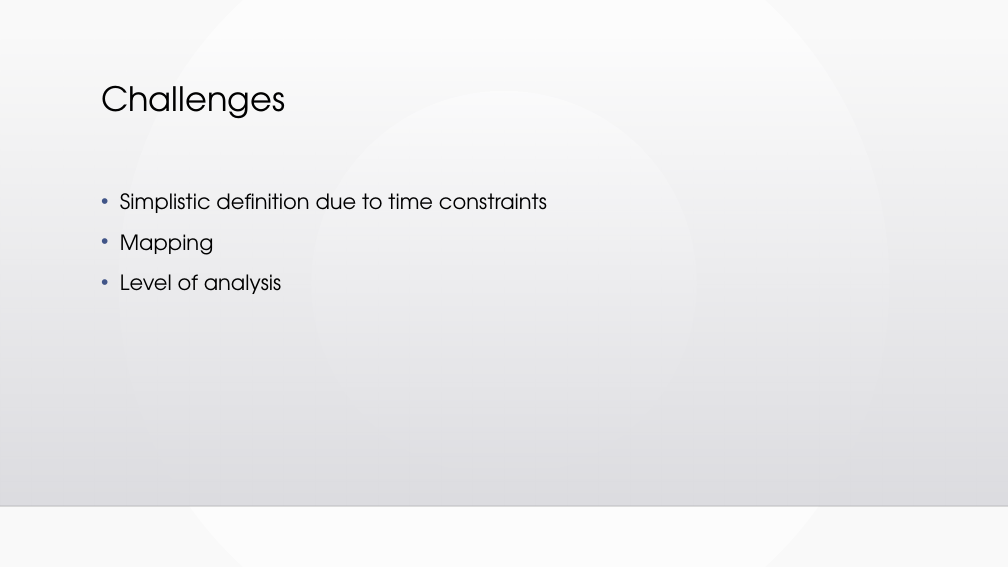
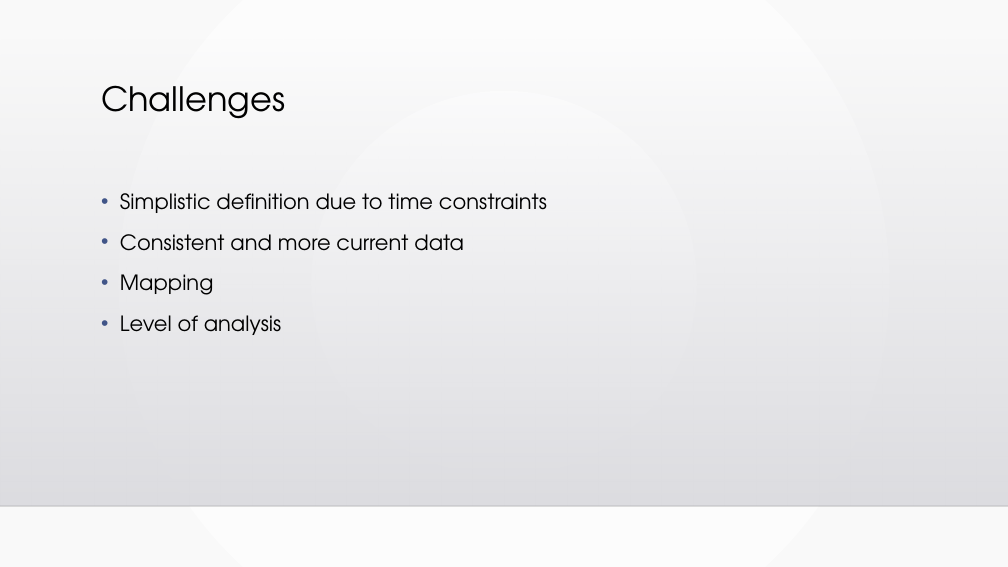
Before and after one commit to chell0011/MMA1, a slide deck: slide 18 of Chicago_Food_Deserts_Final.pptx. Drawn at 1008x567 pixels with LibreOffice and Linux fonts; fonts in the diff are those of the drawing; background and template pictures are left out. Boxes give left, top, right and bottom in pixels: in the first picture for what was removed or moved away, otherwise in the second. Text is boxed around its words. In the diff, an @@ line names an element or a change of style, - is before the commit and + after.

```diff
--- a/Chicago_Food_Deserts_Final.pptx
+++ b/Chicago_Food_Deserts_Final.pptx
@@ text at box(120, 234, 464, 251): paragraph added @@
+• Consistent and more current data
```
Also in this commit, not shown: 13 other slides changed, 1 other file.
